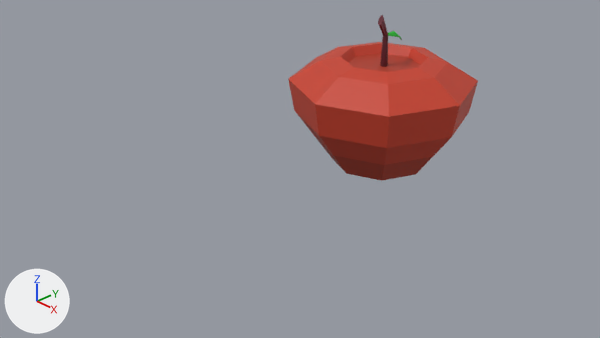
The Blender file Assets/Prefabs/Pickups/Apple.blend as it was, and as the next commit left it.
Both versions are drawn from the file's camera 'Camera'. The axes (+X, +Y, +Z) are drawn at lower left. The lights are the same throughout.
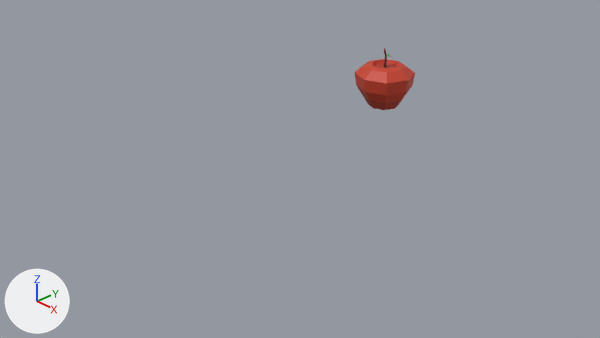
Diff of the bpy script that builds the scene:
```diff
--- a/Assets/Prefabs/Pickups/Apple.blend.py
+++ b/Assets/Prefabs/Pickups/Apple.blend.py
@@ me_cylinder_003 @@
 # used by ob_cylinder_001; location = (0.0, 0.0, 0.02)
-me_cylinder_003.from_pydata(...)  # 24 vertices, 18 faces; spans x -1.222..-1.079, y 2.78..3.062, z 0.365..1.254
+me_cylinder_003.from_pydata(...)  # 110 vertices, 96 faces; spans x -0.503..0.497, y -0.516..0.484, z -0.637..0.363
+# me_cylinder_003 part 1: the whole mesh is rebuilt
+# me_cylinder_003 part 2
+# 110 vertices are added at x -0.503..0.497, y -0.516..0.484, z -0.637..0.363
+# 8 new faces join them, mat_material_008 (dark red #5d212b)
+# 10 new faces join them, mat_material_003 (dark red #661c2d)
+# 41 new faces join them, mat_material_002 (red #c73e27)
+# 9 new faces join them, mat_material_006 (red #af3a26)
+# 28 new faces join them, mat_material_004 (green #1cb128)
 me_cylinder_003.materials.append(mat_material_003)
 me_cylinder_003.materials.append(mat_material_008)
+me_cylinder_003.materials.append(mat_material_002)  # red #c73e27
+me_cylinder_003.materials.append(mat_material_006)  # red #af3a26
+me_cylinder_003.materials.append(mat_material_004)  # green #1cb128
@@ ob_cylinder @@
-ob_cylinder = bpy.data.objects.new('Cylinder', me_cylinder_001)
-ob_cylinder.location = (0.0, 0.0, 0.0)
@@ ob_cylinder_001 @@
 ob_cylinder_001 = bpy.data.objects.new('Cylinder.001', me_cylinder_003)
-ob_cylinder_001.location = (0.0, 0.0, 0.02)
+ob_cylinder_001.location = (-1.16, 3.05, 0.33)
@@ ob_plane @@
-ob_plane = bpy.data.objects.new('Plane', me_plane_001)
-ob_plane.location = (0.0, 0.03, 0.0)
```

What differs and where, as boxes [x1, y1, x2, y2] in the pictures (600 x 338 px):
'Cylinder', deleted (red)
    before: [288, 42, 478, 181]
    faces in mat_material_002 (red #c73e27): [288, 42, 478, 165]
    faces in mat_material_006 (red #af3a26): [316, 53, 432, 181]
'Cylinder.001', reshaped, moved (455% wider, 19% taller)
    before: [378, 15, 388, 67]
    after: [355, 48, 415, 110]
'Plane', deleted
    before: [388, 31, 402, 40]
part 1 of me_cylinder_003, deleted
    before: [378, 15, 388, 67]
part 2 of me_cylinder_003, added (red)
    after: [355, 48, 415, 110]
